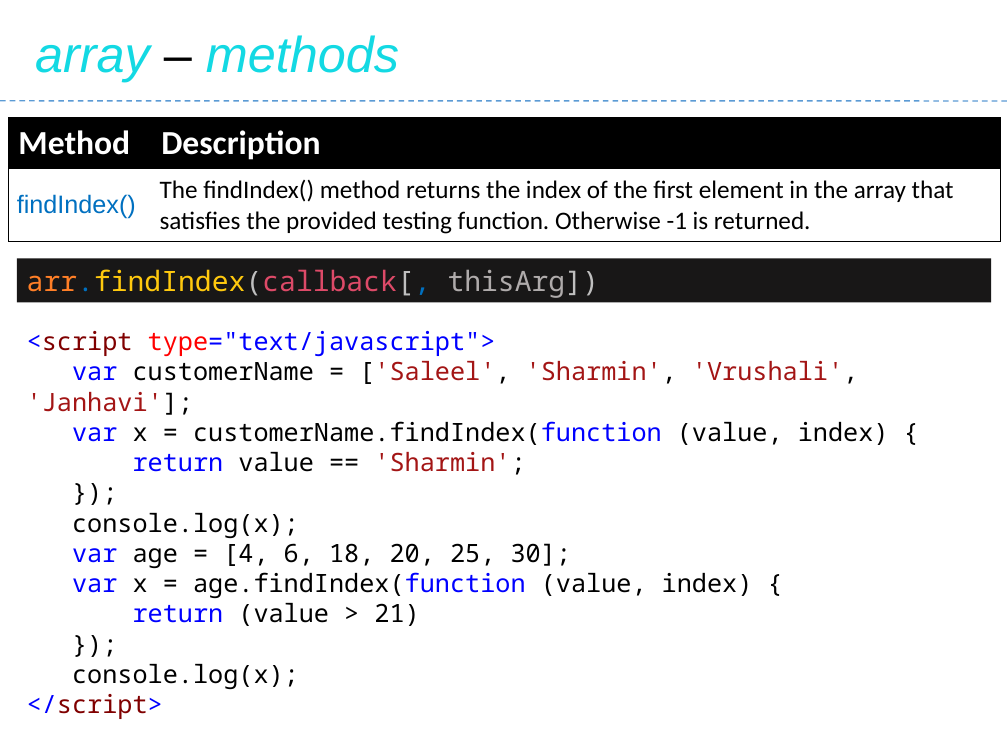
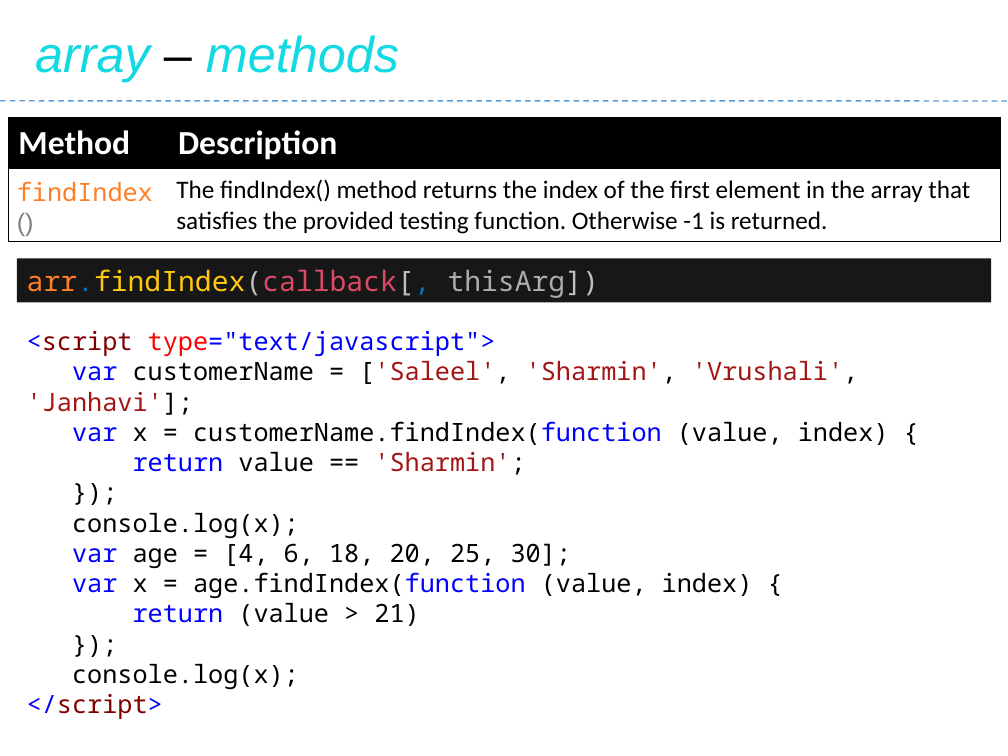
Before and after one commit to Saleel-Bagde/PPT-s, a slide deck: slide 166 of JavaScript.pptx. Drawn at 1008x756 pixels with LibreOffice and Linux fonts; fonts in the diff are those of the drawing. Boxes give left, top, right and bottom in pixels: in the first picture for what was removed or moved away, otherwise in the second. Text is boxed around its words. In the diff, an @@ line names an element or a change of style, - is before the commit and + after.

```diff
--- a/JavaScript.pptx
+++ b/JavaScript.pptx
@@ table at <box>8,118,1000,238</box> @@
@@ font Arial to Noto Sans Mono, text colour #0070C0 to #FF7F27, text colour #0070C0 to #808080 in "findIndex()" @@
```
Also in this commit, not shown: 6 other slides changed, 1 slide removed.
